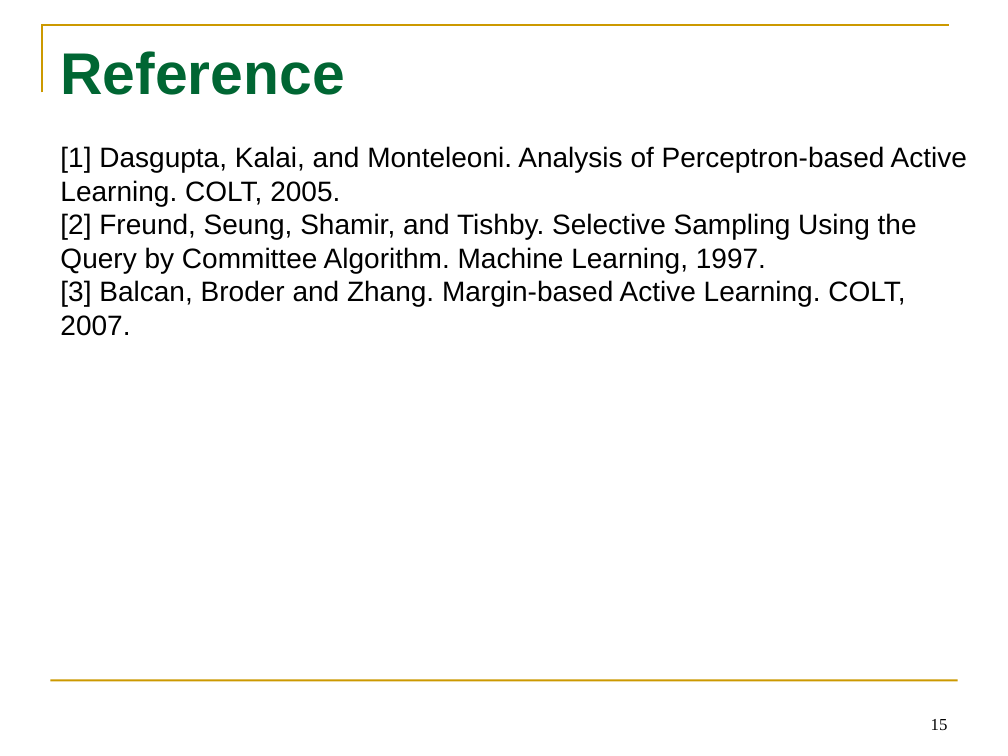
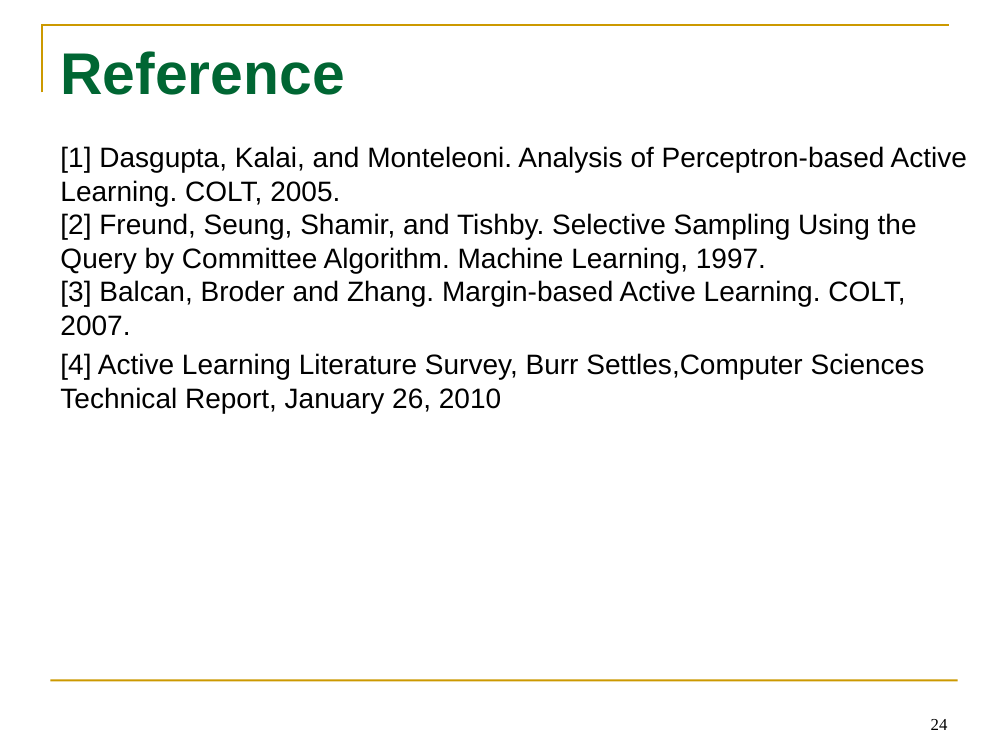
Before and after one commit to tttyy/Active-Learning, a slide deck: slide 24 of presentation/Activelearning.pptx (slide 15 before the commit). Drawn at 1008x756 pixels with LibreOffice and Linux fonts; fonts in the diff are those of the drawing. Boxes give left, top, right and bottom in pixels: in the first picture for what was removed or moved away, otherwise in the second. Text is boxed around its words. In the diff, an @@ line names an element or a change of style, - is before the commit and + after.

```diff
--- a/presentation/Activelearning.pptx
+++ b/presentation/Activelearning.pptx
@@ text at bbox=[60, 353, 925, 413]: paragraph added @@
+[4] Active Learning Literature Survey, Burr Settles,Computer Sciences Technical Report, January 26, 2010
@@ page number at bbox=[931, 719, 948, 730]: text changed @@
-15
+24
```
Also in this commit, not shown: 4 other slides changed, 11 slides added, 2 slides removed.
